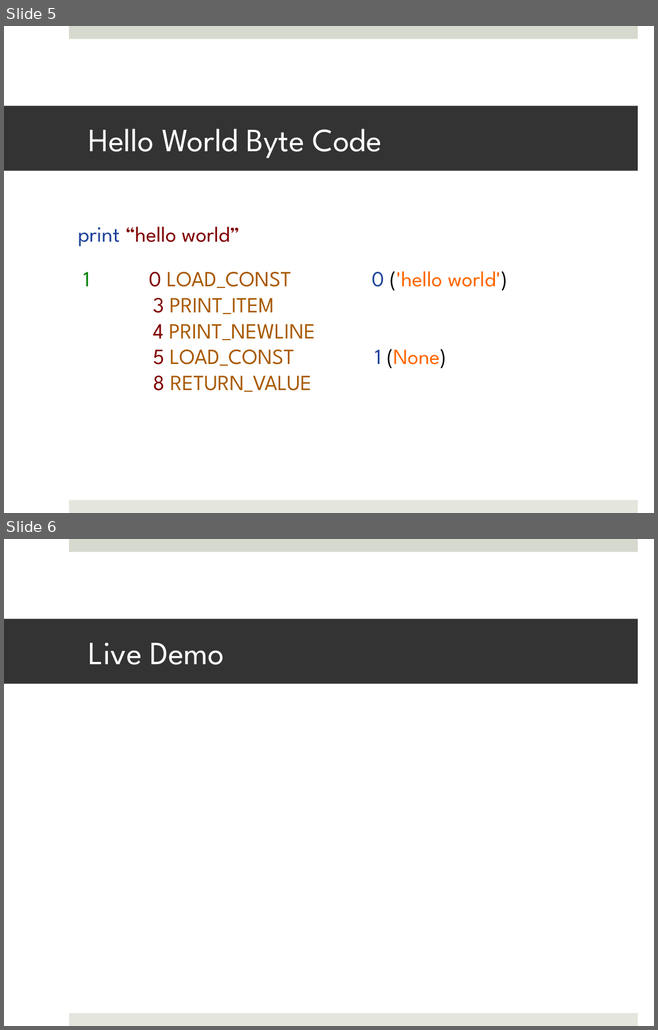
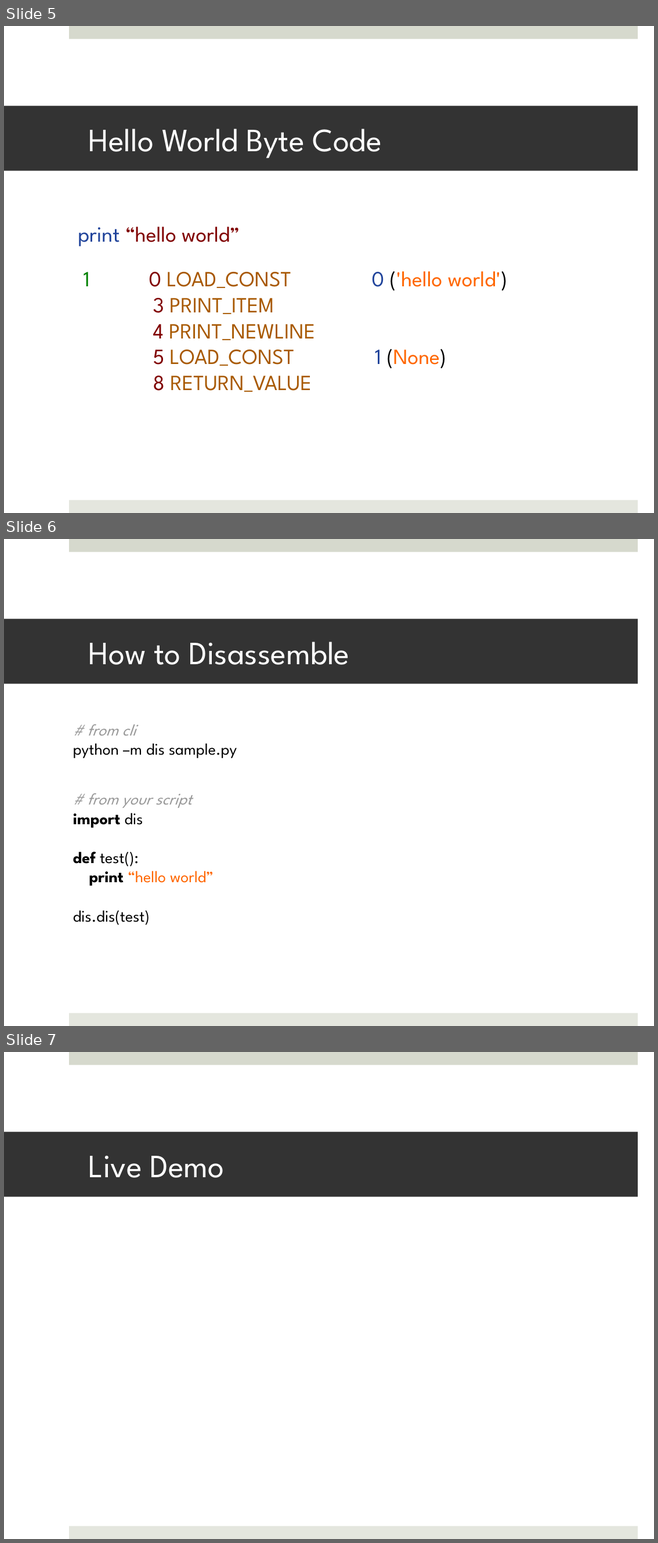
Before and after one commit to PythonBuffalo/Profile-Dis-PDB, a slide deck: profile dis pdb.pptx. Shown one above the other, each under a label of ours: slides 5 and 6 before the commit, slides 5, 6 and 7 after it. The pictures are 658x1030 and 658x1543 pixels, drawn with LibreOffice and Linux fonts; fonts in the diff are those of the drawing. Boxes give left, top, right and bottom in pixels: in the first picture for what was removed or moved away, otherwise in the second. Text is boxed around its words. In the diff, an @@ line names an element or a change of style, - is before the commit and + after.

Commit message:
update presentation

```diff
--- a/profile dis pdb.pptx
+++ b/profile dis pdb.pptx
@@ slide 6 added at [4,539,654,1026], background #FFFFFF; not listed: 2 template elements that a slide beside it also shows @@
@@ title added at [4,619,637,684], fill #333333, 36 pt, text #FFFFFF @@
+How to Disassemble
@@ text added at [73,724,237,758], 18 pt, text #000000 @@
+# from cli
+python –m dis sample.py
@@ text added at [73,793,213,925], 18 pt, text #000000 @@
+# from your script
+import dis
+def test():
+print “hello world”
+dis.dis(test)
@@ what was slide 6 is now slide 7 @@
```
Also in this commit, not shown: 1 other file.
